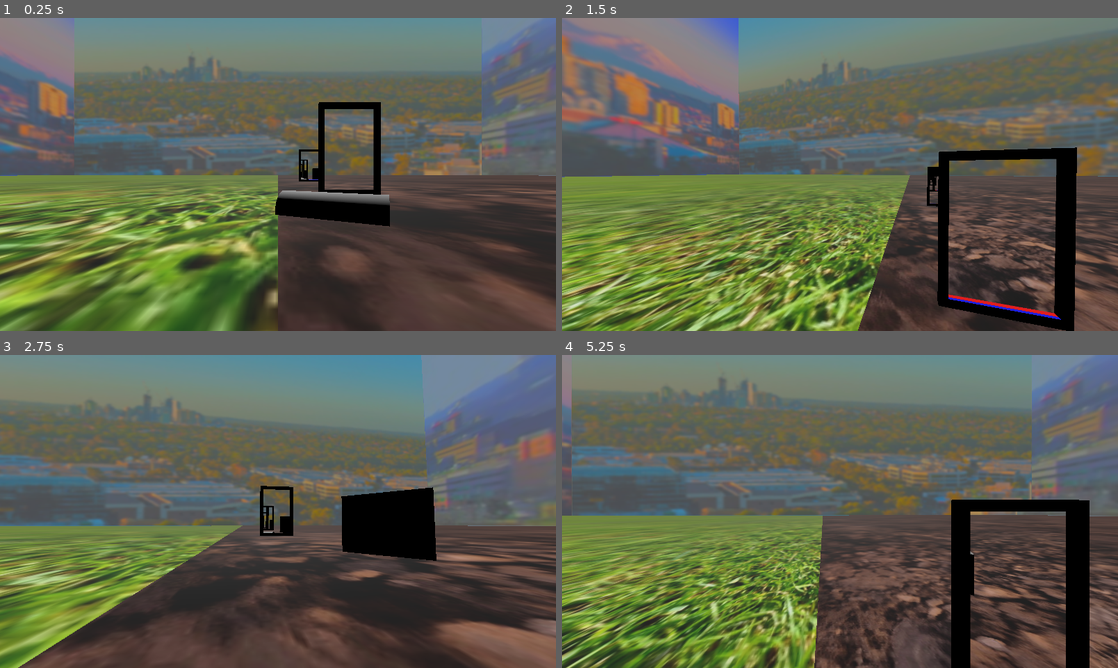
Above: before the commit, frames 1-4 (two rows, left to right).
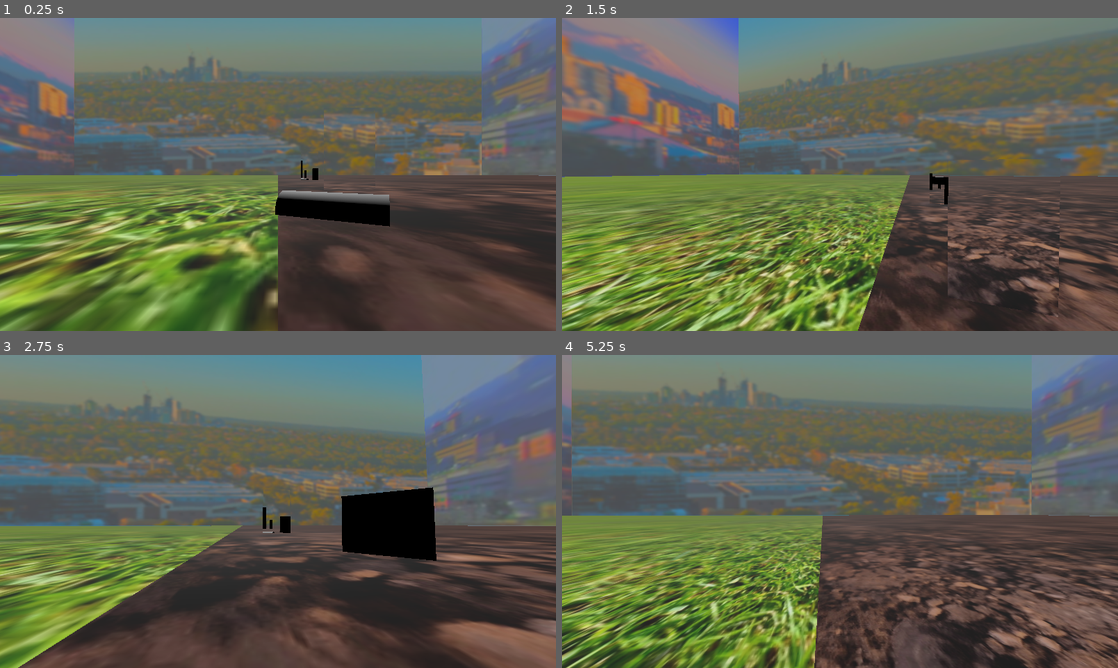
Above: after the commit, the same moments.

Repository: Terrence-Holmes/Hole-In-One
Game: Godot game, scene res://Assets/Rooms/rm_test_1.tscn
The game is run twice, just before and just after one commit, with the same random seed, the same clock (stepped at 60 frames per second) and the same inputs. The project has no main scene, so this scene is started directly.
Inputs (mouse positions are in pixels of both pictures, inside the frame that each line leads up to):
- Up to frame 1 (0.25 s): no input
- Up to frame 2 (1.5 s): tap Enter at 0.5 s; move the mouse to (867, 174) at 0.52 s; hold Up (Up) from 0.53 s (still down); click (867, 174) at 0.6 s; move the mouse to (812, 174) at 1.27 s; tap Space (Select) at 1.35 s
- Up to frame 3 (2.75 s): keep holding Up (Up); move the mouse to (289, 505) at 2.02 s; click (289, 505) at 2.1 s
- Up to frame 4 (5.25 s): keep holding Up (Up); move the mouse to (834, 517) at 2.77 s; tap Space (Select) at 2.85, 4.35 s; move the mouse to (878, 514) at 3.52 s; click (878, 514) at 3.6 s; tap 1 (Debug1, bound only after the commit) at 4.15 s; move the mouse to (795, 508) at 4.27 s; tap 2 (Debug2, bound only after the commit) at 4.9 s; move the mouse to (845, 511) at 5.02 s; click (845, 511) at 5.1 s

The runs differ from the first frame. In frame 1, 1.1% of the frame differs, in the area x 53-69%, y 26-57%; in frame 2, 4.6%; in frame 3, 0.4%; in frame 4, 9.0%, in the area x 70-95%, y 46-100%.

Commit message:
Implemented activating a portal to a portal frame

Diff:
--- /dev/null
+++ b/Assets/Props/Materials/frame0_mat.tres
@@ -0,0 +1,4 @@
+[gd_resource type="StandardMaterial3D" format=3 uid="uid://43vigqrym0t2"]
+
+[resource]
+albedo_color = Color(0.8, 0.8, 0.8, 1)
--- /dev/null
+++ b/Assets/Props/Materials/frame1_mat.tres
@@ -0,0 +1,4 @@
+[gd_resource type="StandardMaterial3D" format=3 uid="uid://hffcqd408djj"]
+
+[resource]
+albedo_color = Color(1, 0, 0, 1)
--- /dev/null
+++ b/Assets/Props/Materials/frame2_mat.tres
@@ -0,0 +1,4 @@
+[gd_resource type="StandardMaterial3D" format=3 uid="uid://3v61ri7e4306"]
+
+[resource]
+albedo_color = Color(0, 0, 1, 1)
--- a/Assets/Props/Scenes/portal.tscn
+++ b/Assets/Props/Scenes/portal.tscn
@@ -25,5 +25,10 @@
 [node name="CollisionShape" type="CollisionShape3D" parent="PassHitbox"]
 shape = SubResource("BoxShape3D_v4s2d")
 
+[node name="PassCheck" type="ShapeCast3D" parent="."]
+shape = SubResource("BoxShape3D_v4s2d")
+target_position = Vector3(0, 0, 0)
+collision_mask = 2
+
 [connection signal="body_entered" from="PassHitbox" to="." method="_body_entered"]
 [connection signal="body_exited" from="PassHitbox" to="." method="_body_exited"]
--- a/Assets/Props/Scenes/portal_frame.tscn
+++ b/Assets/Props/Scenes/portal_frame.tscn
@@ -1,10 +1,7 @@
 [gd_scene load_steps=6 format=3 uid="uid://dbpa5oy8u48k7"]
 
-[sub_resource type="StandardMaterial3D" id="StandardMaterial3D_l27wx"]
-albedo_color = Color(0.8, 0.8, 0.8, 1)
-
-[sub_resource type="StandardMaterial3D" id="StandardMaterial3D_vbol7"]
-albedo_color = Color(0.8, 0.8, 0.8, 1)
+[ext_resource type="Script" path="res://Assets/Props/Scripts/PortalFrame.gd" id="1_7m2ab"]
+[ext_resource type="Material" uid="uid://43vigqrym0t2" path="res://Assets/Props/Materials/frame0_mat.tres" id="2_3byrv"]
 
 [sub_resource type="BoxShape3D" id="BoxShape3D_p2mi6"]
 size = Vector3(8, 0.5, 0.5)
@@ -13,20 +10,21 @@
 size = Vector3(0.5, 8, 0.5)
 
 [sub_resource type="BoxShape3D" id="BoxShape3D_3opeg"]
-size = Vector3(8, 8, 0.5)
+size = Vector3(7, 7, 0.5)
 
 [node name="PortalFrame" type="StaticBody3D"]
 collision_mask = 0
+script = ExtResource("1_7m2ab")
 
 [node name="Mesh" type="CSGBox3D" parent="."]
 transform = Transform3D(1, 0, 0, 0, 1, 0, 0, 0, 1, 0, 4, 0)
 size = Vector3(8, 8, 0.5)
-material = SubResource("StandardMaterial3D_l27wx")
+material = ExtResource("2_3byrv")
 
 [node name="Cutout" type="CSGBox3D" parent="Mesh"]
 operation = 2
 size = Vector3(7, 7, 1)
-material = SubResource("StandardMaterial3D_vbol7")
+material = ExtResource("2_3byrv")
 
 [node name="CollisionShapeTop" type="CollisionShape3D" parent="."]
 transform = Transform3D(1, 0, 0, 0, 1, 0, 0, 0, 1, 0, 7.75, 0)
--- a/Assets/Props/Scripts/Portal.gd
+++ b/Assets/Props/Scripts/Portal.gd
@@ -16,6 +16,7 @@
 var viewports : Array[SubViewport]
 var cameras : Array[Camera3D]
 var cameraViews : Array[CSGBox3D]
+var frame : PortalFrame = null
 
 const recursiveCount : int = 5
 
@@ -302,6 +303,18 @@
 	return matrix
 
 
+func set_size(newSize : Vector2):
+	size = newSize
+
+	passHitbox_cs.shape.size = Vector3(
+		size.x + portal_area_margin.x * 2,
+		size.y + portal_area_margin.y * 2,
+		portal_area_margin.z * 2)
+
+
+
+	for i in range(cameraViewContainer.get_child_count()):
+		cameraViewContainer.get_child(i).size = Vector3(size.x, size.y, cameraViewContainer.get_child(i).size.z)
 
 
 #SIGNALS
--- /dev/null
+++ b/Assets/Props/Scripts/PortalFrame.gd
@@ -0,0 +1,58 @@
+extends StaticBody3D
+class_name PortalFrame
+
+@export_category("Portal Frame")
+@export var frame1 : bool = true
+@export var size : float = 7
+
+#References
+@onready var mesh : CSGBox3D = get_node("Mesh")
+@onready var meshCutout : CSGBox3D = mesh.get_node("Cutout")
+var portalSpawner : Node3D = null
+
+var default_mat : StandardMaterial3D = preload("res://Assets/Props/Materials/frame0_mat.tres")
+var portal1_mat : StandardMaterial3D = preload("res://Assets/Props/Materials/frame1_mat.tres")
+var portal2_mat : StandardMaterial3D = preload("res://Assets/Props/Materials/frame2_mat.tres")
+
+
+func _ready():
+	portalSpawner = get_tree().current_scene.get_node_or_null("PortalSpawner")
+
+
+
+func _process(delta):
+	if (Input.is_action_just_pressed("Debug1")):
+		if (frame1):
+			set_portal(true)
+		else:
+			set_portal(false)
+	if (Input.is_action_just_pressed("Debug2")):
+		if (not frame1):
+			set_portal(true)
+		else:
+			set_portal(false)
+
+func set_portal(portal1 : bool):
+	if (portalSpawner != null):
+		var portalToSet : Node3D = portalSpawner.portal1 if (portal1) else portalSpawner.portal2
+
+		#Set portal's transform
+		portalToSet.global_transform = global_transform
+		portalToSet.set_size(Vector2(size, size))
+		portalToSet.global_position.y += (size / 2) + 0.5
+
+		#Unset the old frame
+		#if (portalToSet.frame != null):
+			#portalToSet.frame.unset_portal()
+
+		#Set new frame reference
+		portalToSet.frame = self
+
+		#Set frame color
+		mesh.material = portal1_mat if (portal1) else portal2_mat
+		meshCutout.material = portal1_mat if (portal1) else portal2_mat
+
+
+func unset_portal():
+	mesh.material = default_mat
+	meshCutout.material = default_mat
--- a/Assets/Rooms/rm_test_1.tscn
+++ b/Assets/Rooms/rm_test_1.tscn
@@ -18,18 +18,6 @@
 [sub_resource type="StandardMaterial3D" id="StandardMaterial3D_ldkhe"]
 albedo_texture = ExtResource("2_yqpa0")
 uv1_scale = Vector3(5, 10, 10)
-
-[sub_resource type="BoxShape3D" id="BoxShape3D_8dt86"]
-size = Vector3(6, 9, 1)
-
-[sub_resource type="BoxMesh" id="BoxMesh_kjfnb"]
-size = Vector3(6, 9, 1)
-
-[sub_resource type="StandardMaterial3D" id="StandardMaterial3D_vb21j"]
-albedo_color = Color(1, 0, 0, 1)
-
-[sub_resource type="StandardMaterial3D" id="StandardMaterial3D_8skvk"]
-albedo_color = Color(0, 0, 1, 1)
 
 [sub_resource type="CapsuleMesh" id="CapsuleMesh_u0j1q"]
 radius = 2.0
@@ -62,10 +50,10 @@
 albedo_texture = ExtResource("6_738j8")
 
 [sub_resource type="BoxShape3D" id="BoxShape3D_7p0mn"]
-size = Vector3(5.2, 8.2, 2)
+size = Vector3(5.2, 8.2, 4)
 
 [sub_resource type="BoxShape3D" id="BoxShape3D_r5lt3"]
-size = Vector3(5.2, 8.2, 2)
+size = Vector3(5.2, 8.2, 4)
 
 [node name="rm_test1" type="Node3D"]
 
@@ -86,50 +74,6 @@
 transform = Transform3D(1, 0, 0, 0, 1, 0, 0, 0, 1, 250, 0, 0)
 mesh = SubResource("PlaneMesh_urweq")
 surface_material_override/0 = SubResource("StandardMaterial3D_ldkhe")
-
-[node name="PortalWall" type="StaticBody3D" parent="."]
-transform = Transform3D(1, 0, 0, 0, 1, 0, 0, 0, 1, 9, 4.5, -58)
-
-[node name="CollisionShape" type="CollisionShape3D" parent="PortalWall"]
-shape = SubResource("BoxShape3D_8dt86")
-disabled = true
-
-[node name="Mesh" type="MeshInstance3D" parent="PortalWall"]
-visible = false
-layers = 3
-mesh = SubResource("BoxMesh_kjfnb")
-surface_material_override/0 = SubResource("StandardMaterial3D_vb21j")
-
-[node name="CSGBox" type="CSGBox3D" parent="PortalWall"]
-size = Vector3(6, 9, 0.5)
-material = SubResource("StandardMaterial3D_vb21j")
-
-[node name="CSGBox2" type="CSGBox3D" parent="PortalWall/CSGBox"]
-operation = 2
-size = Vector3(5, 8, 1)
-material = SubResource("StandardMaterial3D_vb21j")
-
-[node name="PortalWall2" type="StaticBody3D" parent="."]
-transform = Transform3D(1, 0, 0, 0, 1, 0, 0, 0, 1, 7, 4.5, -20)
-
-[node name="CollisionShape" type="CollisionShape3D" parent="PortalWall2"]
-shape = SubResource("BoxShape3D_8dt86")
-disabled = true
-
-[node name="Mesh" type="MeshInstance3D" parent="PortalWall2"]
-visible = false
-layers = 5
-mesh = SubResource("BoxMesh_kjfnb")
-surface_material_override/0 = SubResource("StandardMaterial3D_8skvk")
-
-[node name="CSGBox" type="CSGBox3D" parent="PortalWall2"]
-size = Vector3(6, 9, 0.5)
-material = SubResource("StandardMaterial3D_8skvk")
-
-[node name="CSGBox2" type="CSGBox3D" parent="PortalWall2/CSGBox"]
-operation = 2
-size = Vector3(5, 8, 1)
-material = SubResource("StandardMaterial3D_8skvk")
 
 [node name="MeshInstance3D" type="MeshInstance3D" parent="."]
 transform = Transform3D(1, 0, 0, 0, 1, 0, 0, 0, 1, -19.3844, 2.61914, 20.382)
@@ -163,9 +107,7 @@
 material_override = SubResource("StandardMaterial3D_1c3q2")
 mesh = SubResource("PlaneMesh_cgqcc")
 
-[node name="PortalSpawner" parent="." node_paths=PackedStringArray("portal1Wall", "portal2Wall") instance=ExtResource("3_wtq5x")]
-portal1Wall = NodePath("../PortalWall")
-portal2Wall = NodePath("../PortalWall2")
+[node name="PortalSpawner" parent="." instance=ExtResource("3_wtq5x")]
 
 [node name="Portal1" parent="PortalSpawner" index="0"]
 transform = Transform3D(1, 0, 0, 0, 1, 0, 0, 0, 1, 9, 4.5, -58)
@@ -178,9 +120,6 @@
 transform = Transform3D(1, 0, 0, 0, 1, 0, 0, 0, 1, 7, 4.5, -20)
 size = Vector2(5, 8)
 
-[node name="PassHitbox" parent="PortalSpawner/Portal2" index="3"]
-visible = false
-
 [node name="CollisionShape" parent="PortalSpawner/Portal2/PassHitbox" index="0"]
 shape = SubResource("BoxShape3D_r5lt3")
 
@@ -191,7 +130,11 @@
 transform = Transform3D(1, 0, 0, 0, 1, 0, 0, 0, 1, 0, 0.94476, 0)
 
 [node name="PortalFrame" parent="." instance=ExtResource("9_pce2k")]
-transform = Transform3D(1, 0, 0, 0, 1, 0, 0, 0, 1, 0, 0, 13.9608)
+transform = Transform3D(0.766078, 0, -0.642748, 0, 1, 0, 0.642748, 0, 0.766078, 0, -0.51, 13.961)
+
+[node name="PortalFrame2" parent="." instance=ExtResource("9_pce2k")]
+transform = Transform3D(0.429755, 0, -0.902946, 0, 1, 0, 0.902946, 0, 0.429755, 13.4764, -0.51, 7.93918)
+frame1 = false
 
 [editable path="PortalSpawner"]
 [editable path="PortalSpawner/Portal1"]
--- /dev/null
+++ b/EditorTools/Scripts/PortalFrameEditor.gd
@@ -0,0 +1,27 @@
+@tool
+extends Node3D
+
+#References
+@onready var frame : PortalFrame = get_parent()
+@onready var mesh : CSGBox3D = frame.get_node("Mesh")
+@onready var meshCutout : CSGBox3D = mesh.get_node("Cutout")
+@onready var clickArea_cs : CollisionShape3D = frame.get_node("ClickArea/CollisionShape")
+
+var prevSize : float = 7
+
+
+
+func _process(delta):
+	_set_size()
+
+
+func _set_size():
+	if (prevSize != frame.size):
+		prevSize = frame.size
+
+		#Resize frame
+		mesh.size = Vector3(frame.size + 1, frame.size + 1, 0.5)
+		meshCutout.size = Vector3(frame.size, frame.size, 1)
+
+		#Resize click area
+		clickArea_cs.shape.size = Vector3(frame.size + 1, frame.size + 1, 0.5)
--- a/project.godot
+++ b/project.godot
@@ -69,6 +69,16 @@
 "events": [Object(InputEventKey,"resource_local_to_scene":false,"resource_name":"","device":-1,"window_id":0,"alt_press …(182 unchanged characters)…
 ]
 }
+Debug1={
+"deadzone": 0.5,
+"events": [Object(InputEventKey,"resource_local_to_scene":false,"resource_name":"","device":-1,"window_id":0,"alt_pressed":false,"shift_pressed":false,"ctrl_pressed":false,"meta_pressed":false,"pressed":false,"keycode":0,"physical_keycode":49,"key_label":0,"unicode":49,"echo":false,"script":null)
+]
+}
+Debug2={
+"deadzone": 0.5,
+"events": [Object(InputEventKey,"resource_local_to_scene":false,"resource_name":"","device":-1,"window_id":0,"alt_pressed":false,"shift_pressed":false,"ctrl_pressed":false,"meta_pressed":false,"pressed":false,"keycode":0,"physical_keycode":50,"key_label":0,"unicode":50,"echo":false,"script":null)
+]
+}
 
 [layer_names]
 
Not shown: 1 places in Assets/Rooms/rm_test_1.tscn that only renumber resources
